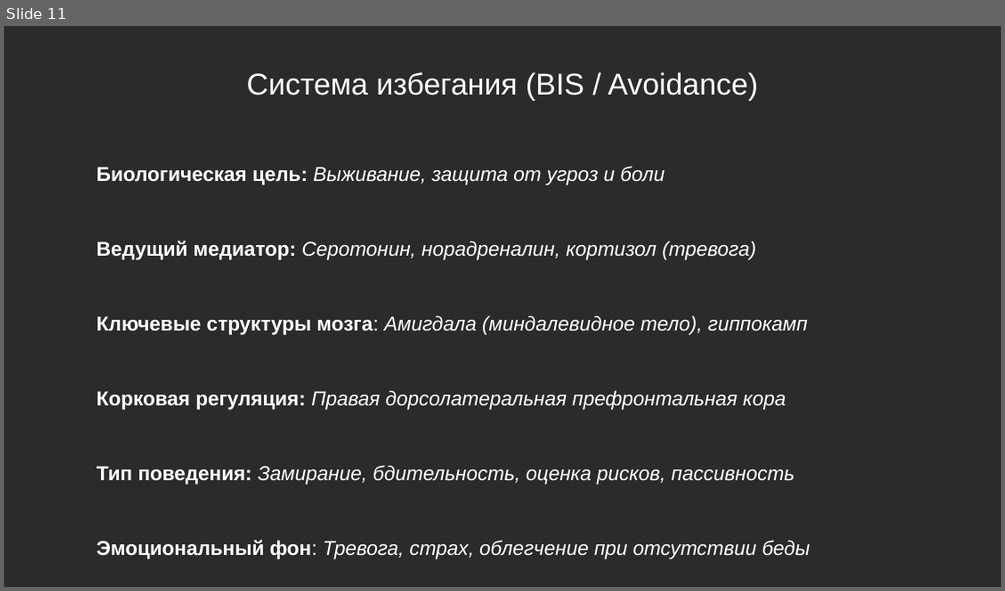
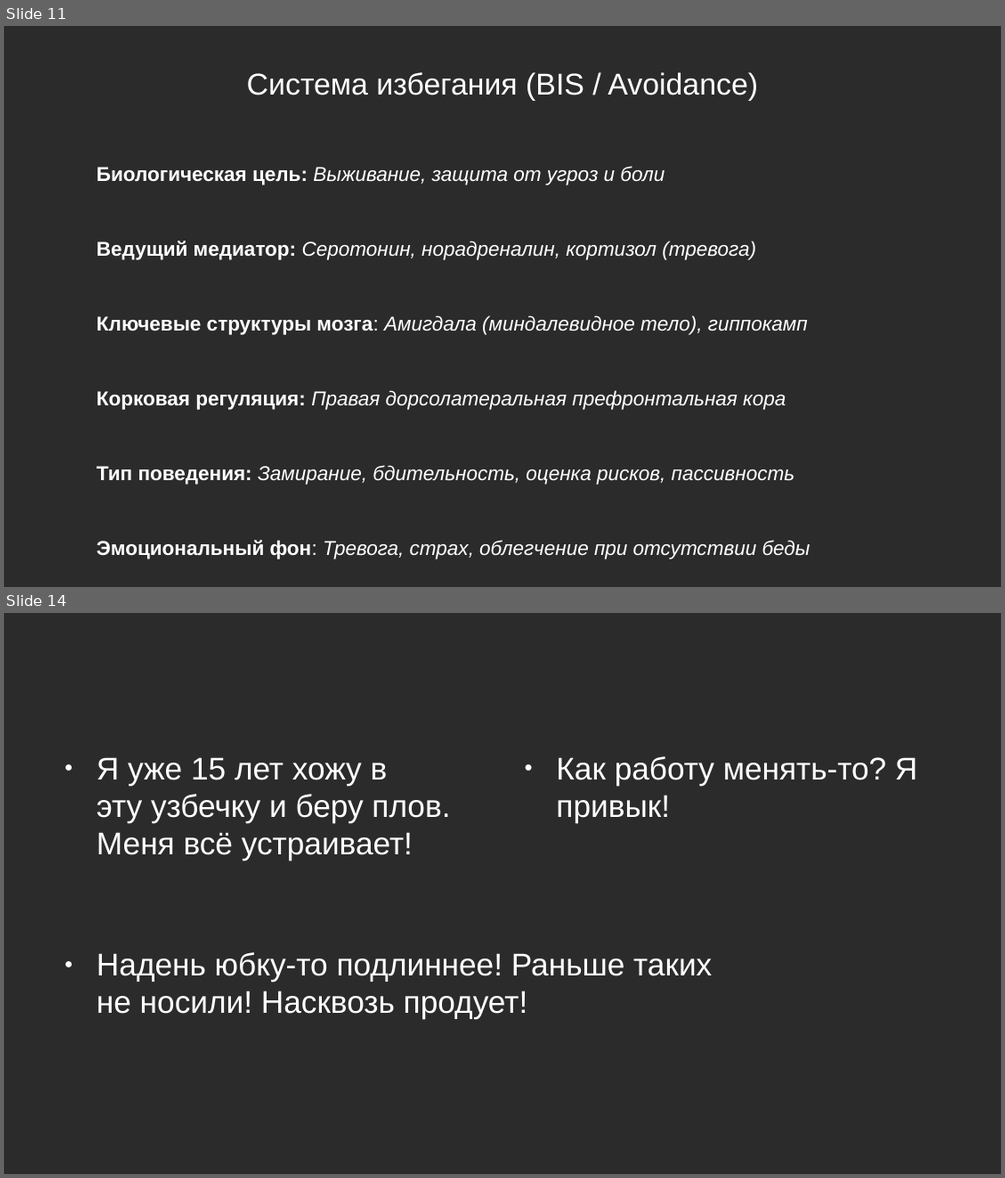
Before and after one commit to Chularev/articles, a slide deck: Psychology/Гомеостаз и мотивация (практика).odp. Shown one above the other, each under a label of ours: slide 11 before the commit, slides 11 and 14 after it; the slides between them are not shown. The pictures are 1005x591 and 1005x1178 pixels, drawn with LibreOffice and Linux fonts; fonts in the diff are those of the drawing; background and template pictures are left out; a plain dark background stands for a picture behind light text. Boxes give left, top, right and bottom in pixels: in the first picture for what was removed or moved away, otherwise in the second. Text is boxed around its words. In the diff, an @@ line names an element or a change of style, - is before the commit and + after.

```diff
--- a/Psychology/Гомеостаз и мотивация (практика).odp
+++ b/Psychology/Гомеостаз и мотивация (практика).odp
@@ slide 14 added at (4, 613, 1001, 1174), background picture (left out) @@
@@ text added at (97, 757, 450, 860), 25 pt, text #FFFFFF @@
+● Я уже 15 лет хожу в эту узбечку и беру плов. Меня всё устраивает!
@@ text added at (556, 756, 917, 823), 25 pt, text #FFFFFF @@
+● Как работу менять-то? Я привык!
@@ text added at (97, 952, 712, 1019), 25 pt, text #FFFFFF @@
+● Надень юбку-то подлиннее! Раньше таких не носили! Насквозь продует!
```
Also in this commit, not shown: 2 other slides added, 1 slide removed.
